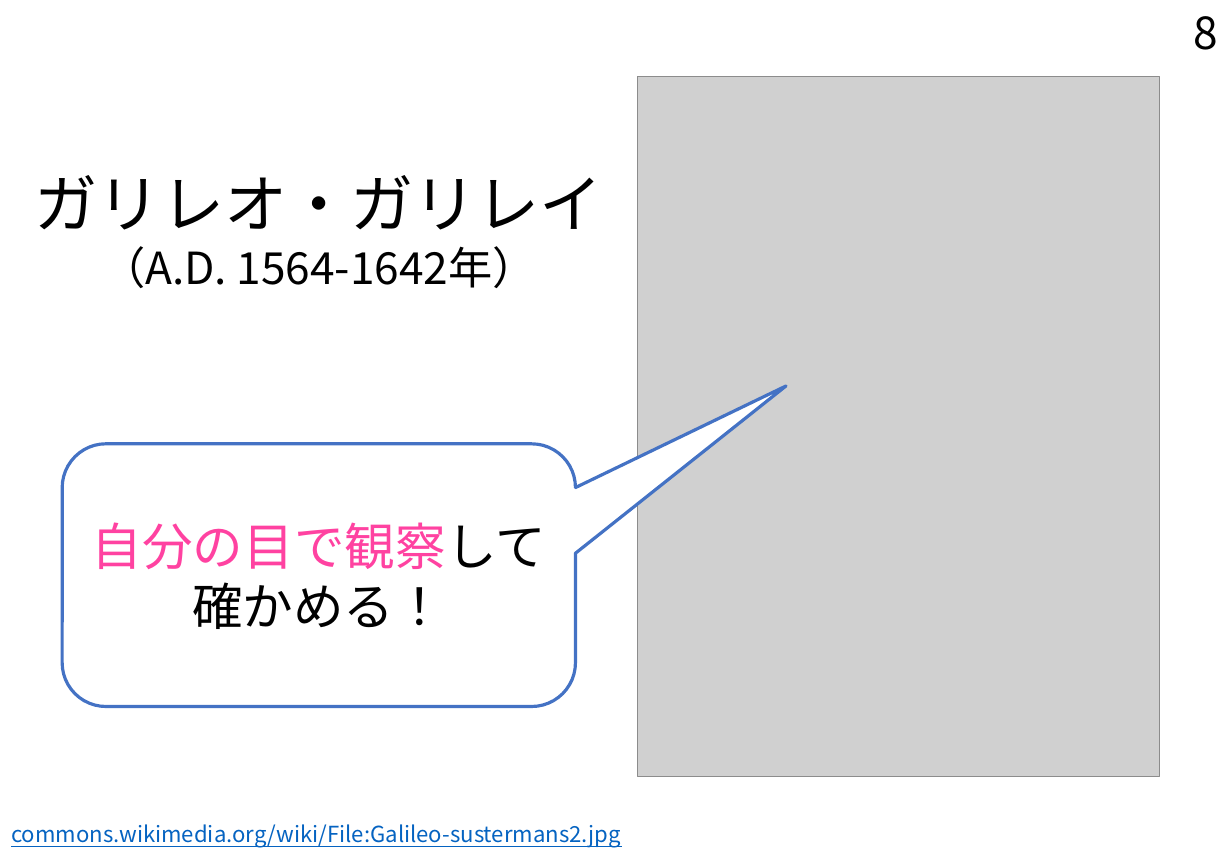
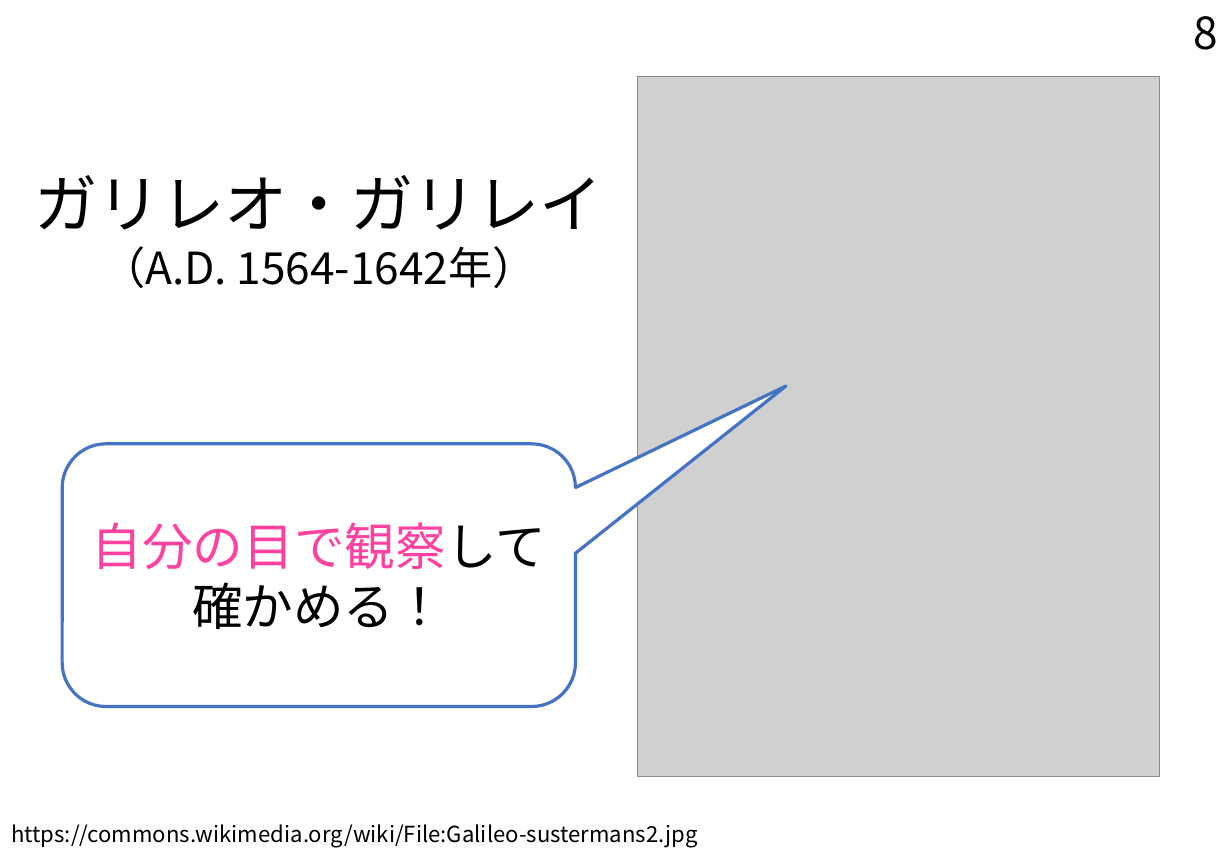
Before and after one commit to Y-teraya/Y-teraya.github.io, a slide deck: slide 8 of EM03/EM03_print.pptx. Drawn at 1232x853 pixels with LibreOffice and Linux fonts; fonts in the diff are those of the drawing; grey boxes stand for pictures. Boxes give left, top, right and bottom in pixels: in the first picture for what was removed or moved away, otherwise in the second. Text is boxed around its words. In the diff, an @@ line names an element or a change of style, - is before the commit and + after.

```diff
--- a/EM03/EM03_print.pptx
+++ b/EM03/EM03_print.pptx
@@ text at (x1=11, y1=824, x2=697, y2=848): text changed; text colour #0563C1 to #000000 @@
-commons.wikimedia.org/wiki/File:Galileo-sustermans2.jpg
+https://commons.wikimedia.org/wiki/File:Galileo-sustermans2.jpg
```
Also in this commit, not shown: 8 other slides changed, 4 other files.
